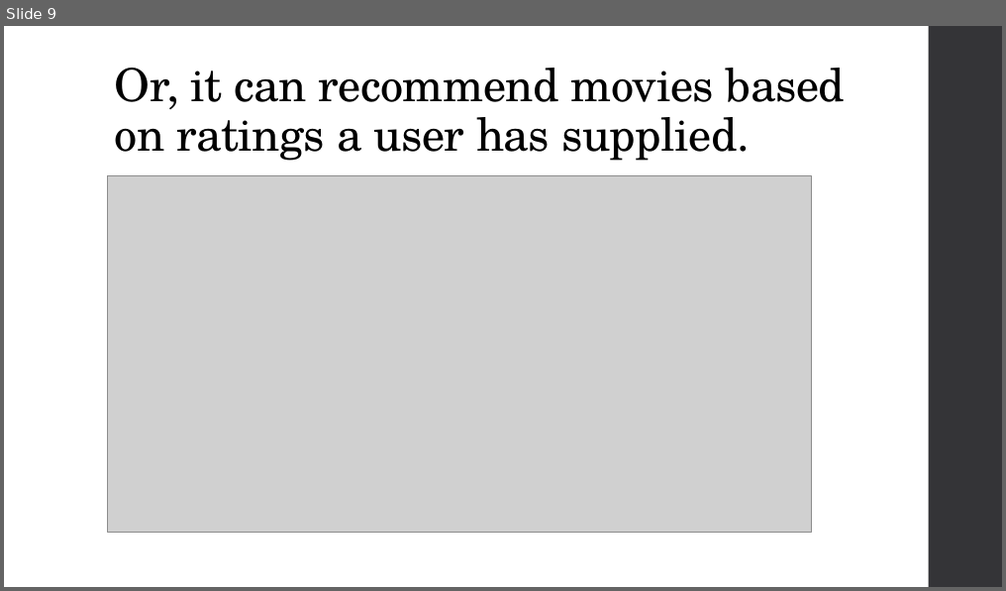
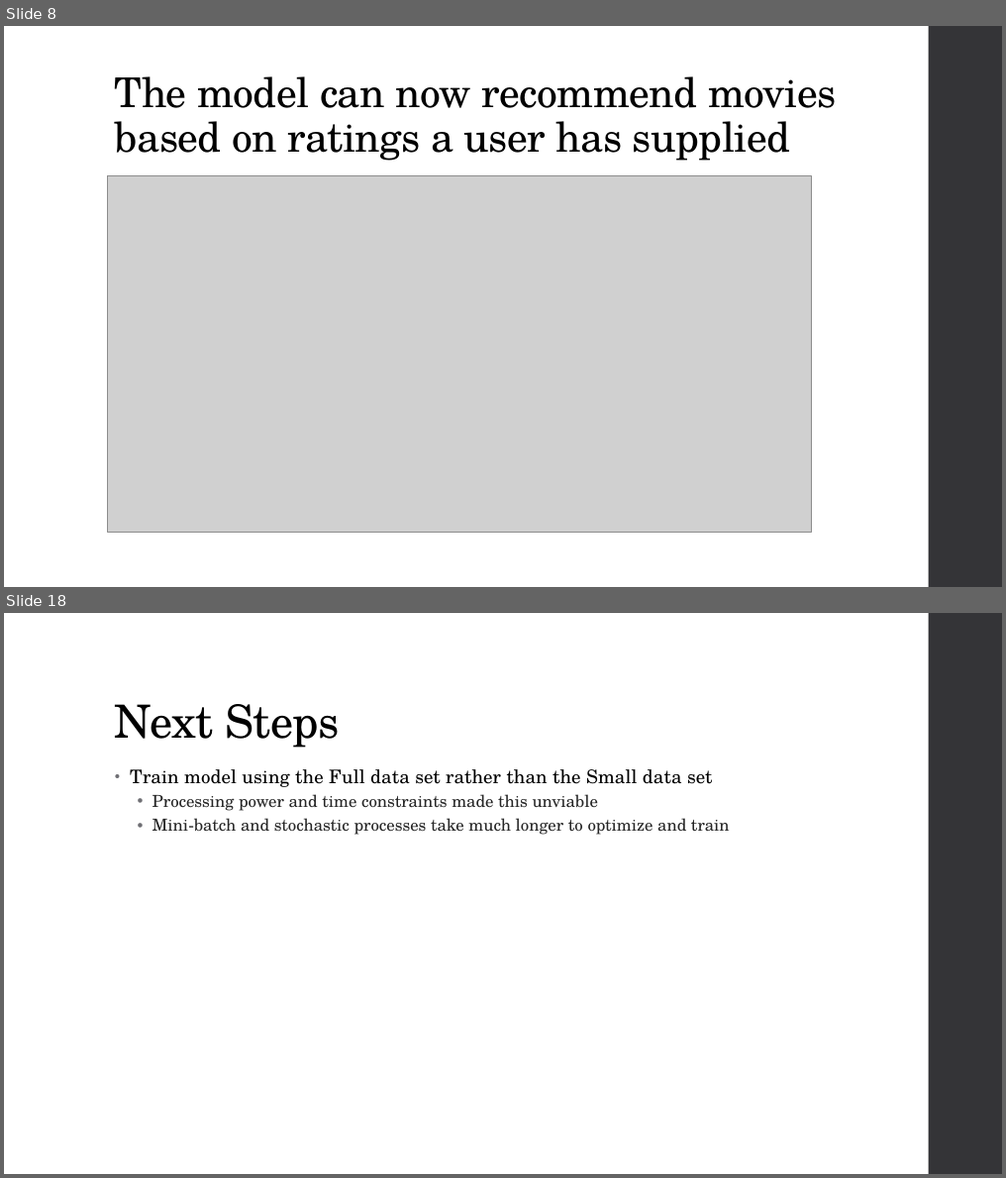
Before and after one commit to SomilB/Data-Science-Intensive---Capstone-Project, a slide deck: Capstone Presentation.pptx. Shown one above the other, each under a label of ours: slide 9 before the commit, slides 8 and 18 after it; the slides between them are not shown. The pictures are 1006x591 and 1006x1178 pixels, drawn with LibreOffice and Linux fonts; fonts in the diff are those of the drawing; grey boxes stand for pictures. Boxes give left, top, right and bottom in pixels: in the first picture for what was removed or moved away, otherwise in the second. Text is boxed around its words. In the diff, an @@ line names an element or a change of style, - is before the commit and + after.

```diff
--- a/Capstone Presentation.pptx
+++ b/Capstone Presentation.pptx
@@ slide 18 added at <box>4,613,1002,1174</box>, background #FFFFFF; not listed: 1 template element that a slide beside it also shows @@
@@ title added at <box>115,704,340,748</box>, 44 pt, text #000000 @@
+Next Steps
@@ text added at <box>130,769,730,835</box>, 16 pt, text #262626 @@
+• Train model using the Full data set rather than the Small data set
+  • Processing power and time constraints made this unviable
+  • Mini-batch and stochastic processes take much longer to optimize and train
@@ what was slide 9 is now slide 8 @@
@@ slide 8 changed as well @@
@@ title at <box>115,76,837,161</box>: text changed; size 44 to 39.6 pt @@
-Or, it can recommend movies based on ratings a user has supplied.
+The model can now recommend movies based on ratings a user has supplied
```
Also in this commit, not shown: 6 other slides changed, 9 other slides added, 2 slides removed.
